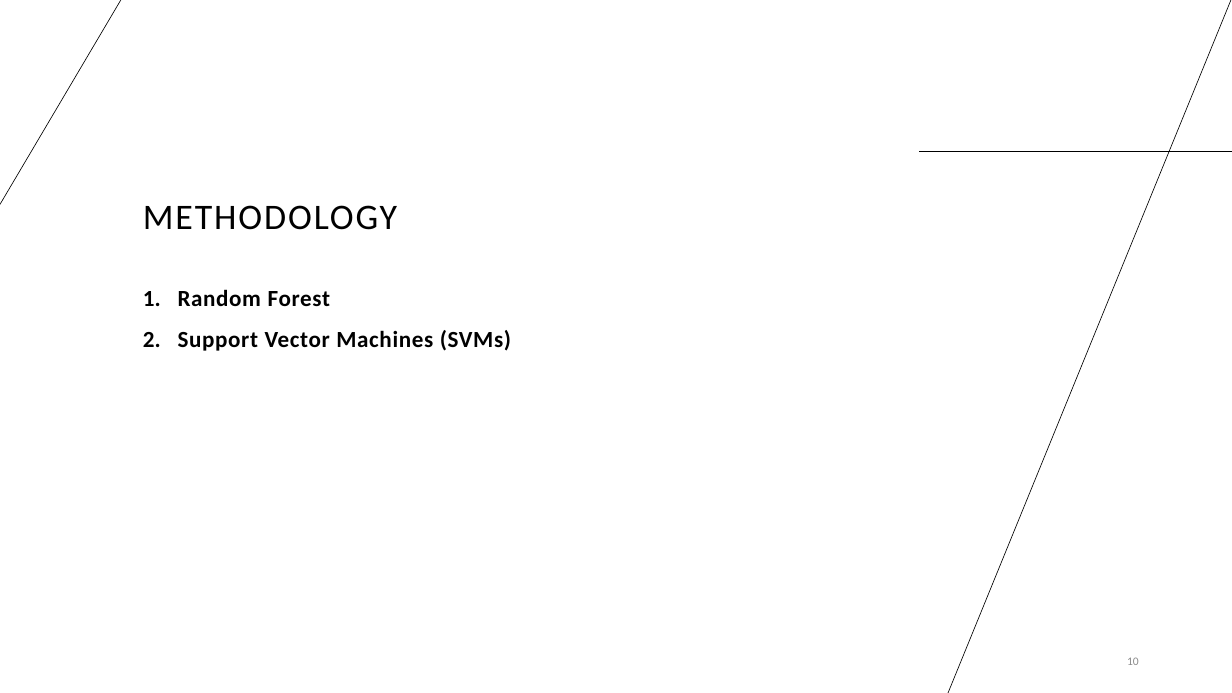
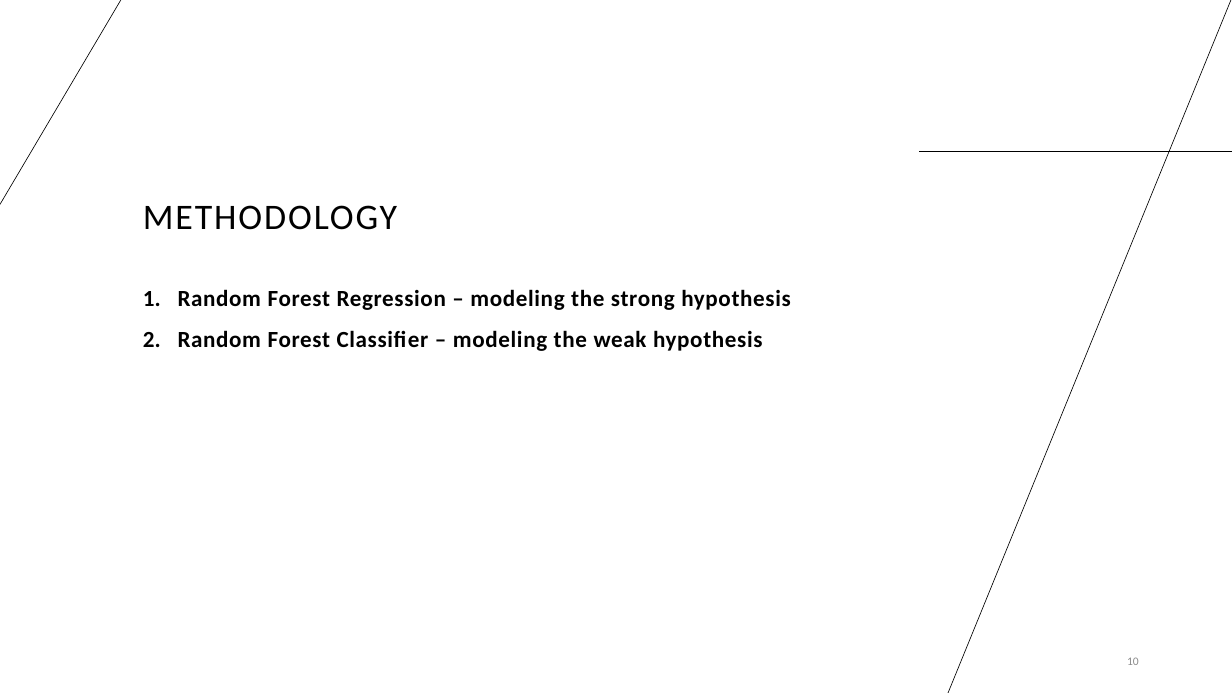
Before and after one commit to shawnfeils/AIBC_Project_2, a slide deck: slide 10 of Group_2_ML_Presentation.pptx. Drawn at 1232x693 pixels with LibreOffice and Linux fonts; fonts in the diff are those of the drawing. Boxes give left, top, right and bottom in pixels: in the first picture for what was removed or moved away, otherwise in the second. Text is boxed around its words. In the diff, an @@ line names an element or a change of style, - is before the commit and + after.

```diff
--- a/Group_2_ML_Presentation.pptx
+++ b/Group_2_ML_Presentation.pptx
@@ text at (x1=178, y1=289, x2=790, y2=351): text changed @@
-1. Random Forest
-2. Support Vector Machines (SVMs)
+1. Random Forest Regression – modeling the strong hypothesis
+2. Random Forest Classifier – modeling the weak hypothesis
```
Also in this commit, not shown: 1 other slide changed, 8 slides added, 4 other files.
